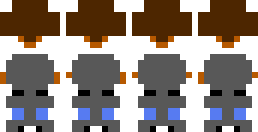
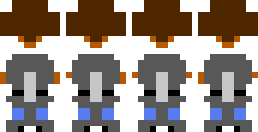
Before/after of a 258x132 layered artwork. What changed in the layer stack:
painted on "Pasted Layer #3" over (204, 72, 252, 108)
painted on "Pasted Layer #2" over (138, 72, 186, 108)
painted on "Pasted Layer #1" over (72, 72, 120, 108)
painted on "Pasted Layer" over (6, 72, 54, 108)
